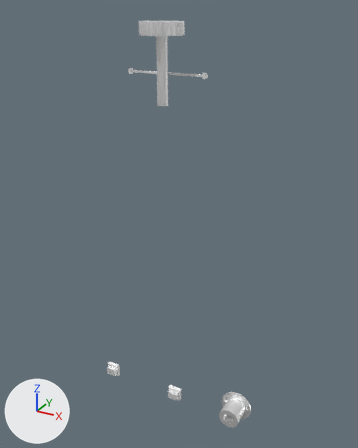
An edit to the Blender file art/blender/annunciator_controls.blend, drawn before and after from the same camera.
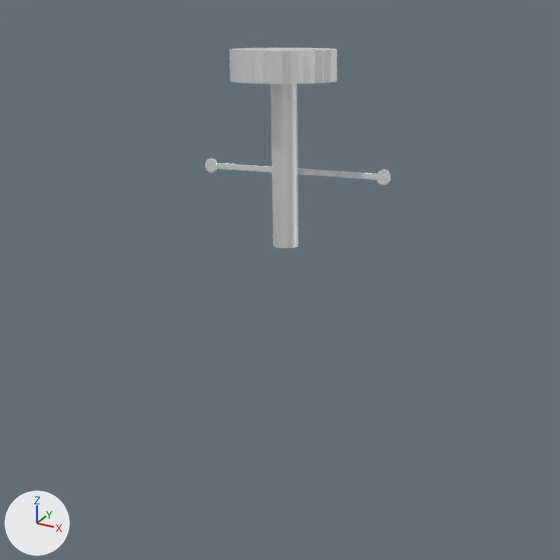
Old and new are each drawn whole from a 50 mm camera at (0.214, -0.361, 0.051) aimed at (0.025, -0.017, -0.121) and again close up on the part from 11% to 78% of the width and 0% to 54% of the height. The axes (+X, +Y, +Z) are drawn at lower left. The lights are the same throughout. The last two pictures show the newer version.

Objects in the first close-up: 'MovingContactMetal', 'ResetKnob'.
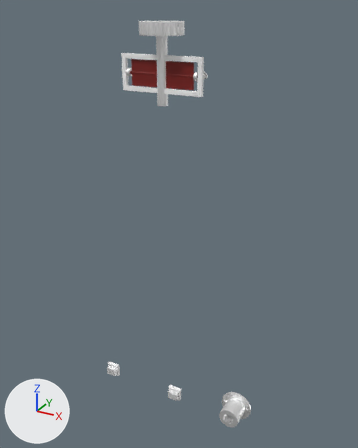
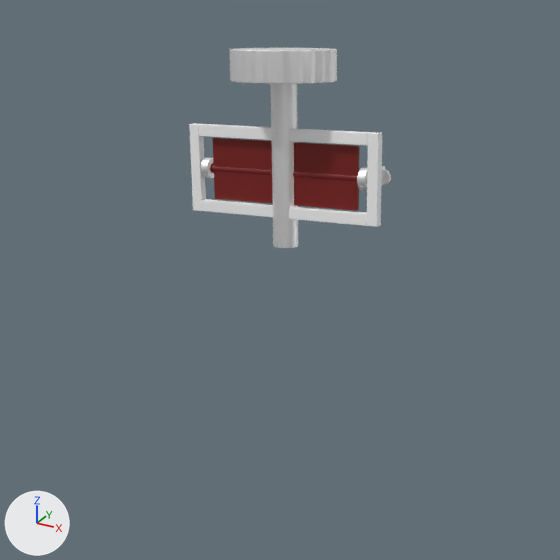
Boxes [x1, y1, x2, y2] around the edits, measured in the close-ups (560 x 560 px):
'FlagArm', added (red): after [210, 138, 360, 211]
'FlagSeat', added: after [189, 123, 382, 227]
'FlagBearings', added: after [201, 158, 385, 190]

The change, as a diff of the scene's bpy script:
```diff
--- a/art/blender/annunciator_controls.blend.py
+++ b/art/blender/annunciator_controls.blend.py
@@ mat_radiator_service_brass_002 @@
+mat_radiator_service_brass_002 = principled_material('radiator_service_brass.002')
+mat_radiator_service_brass_002.base_color = (1.0, 1.0, 1.0)  # white #ffffff
+mat_radiator_service_brass_002.metallic = 0.92
@@ mat_porcelain_fixture_001 @@
+mat_porcelain_fixture_001 = principled_material('porcelain_fixture.001')
+mat_porcelain_fixture_001.base_color = (1.0, 1.0, 1.0)  # white #ffffff
@@ mat_indicator_enamel @@
+mat_indicator_enamel = principled_material('indicator_enamel')
+mat_indicator_enamel.base_color = (0.196, 0.00719, 0.0044)  # dark red #7a140e
@@ me_flagbearings @@
+me_flagbearings.from_pydata(...)  # 1728 vertices, 3448 faces; spans x -0.0335..0.0335, y -0.0035..0.011, z -0.0035..0.0035
+me_flagbearings.materials.append(mat_radiator_service_brass_002)  # its picture is missing
@@ me_flagseat @@
+me_flagseat.from_pydata(...)  # 384 vertices, 752 faces; spans x -0.0375..0.0375, y -0.003..0.0, z -0.015..0.015
+me_flagseat.materials.append(mat_porcelain_fixture_001)  # its picture is missing
@@ me_flagarm @@
+me_flagarm.from_pydata(...)  # 480 vertices, 952 faces; spans x -0.034..0.034, y -0.0015..0.0015, z -0.0105..0.0105
+me_flagarm.materials.append(mat_indicator_enamel)  # its picture is missing
@@ ob_flagbearings @@
+ob_flagbearings = bpy.data.objects.new('FlagBearings', me_flagbearings)
+ob_flagbearings.location = (0.0, 0.0, 0.0)
@@ ob_flagseat @@
+ob_flagseat = bpy.data.objects.new('FlagSeat', me_flagseat)
+ob_flagseat.location = (0.0, 0.0, 0.0)
@@ ob_flagarm @@
+ob_flagarm = bpy.data.objects.new('FlagArm', me_flagarm)
+ob_flagarm.location = (0.0, 0.0, 0.0)
```
